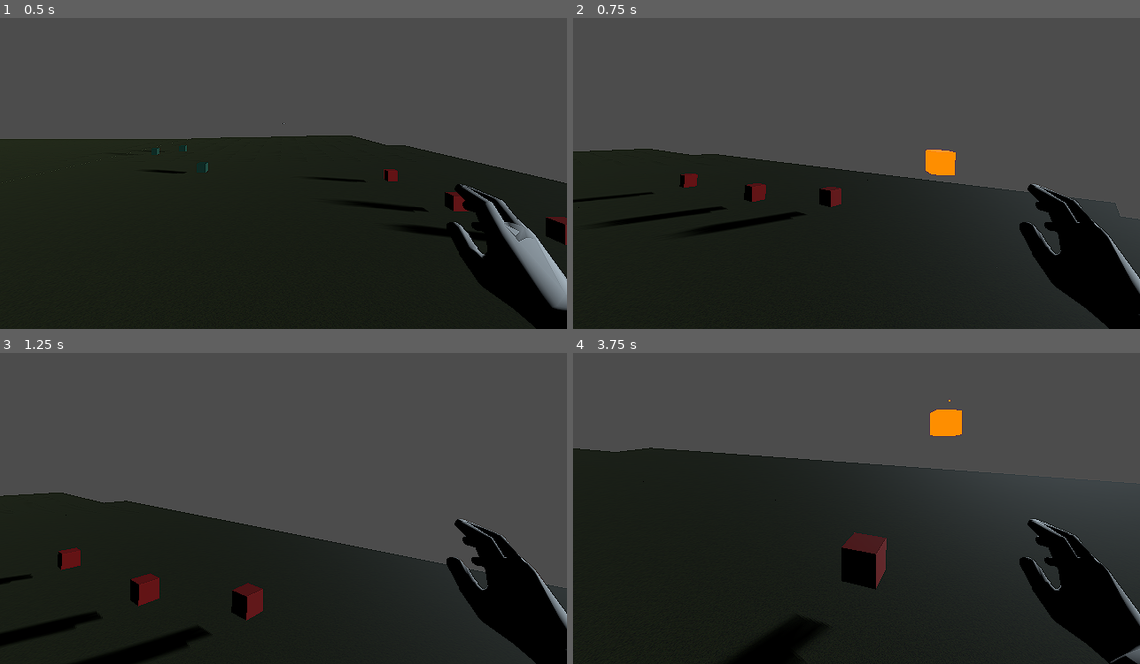
Above: before the commit, frames 1-4 (two rows, left to right).
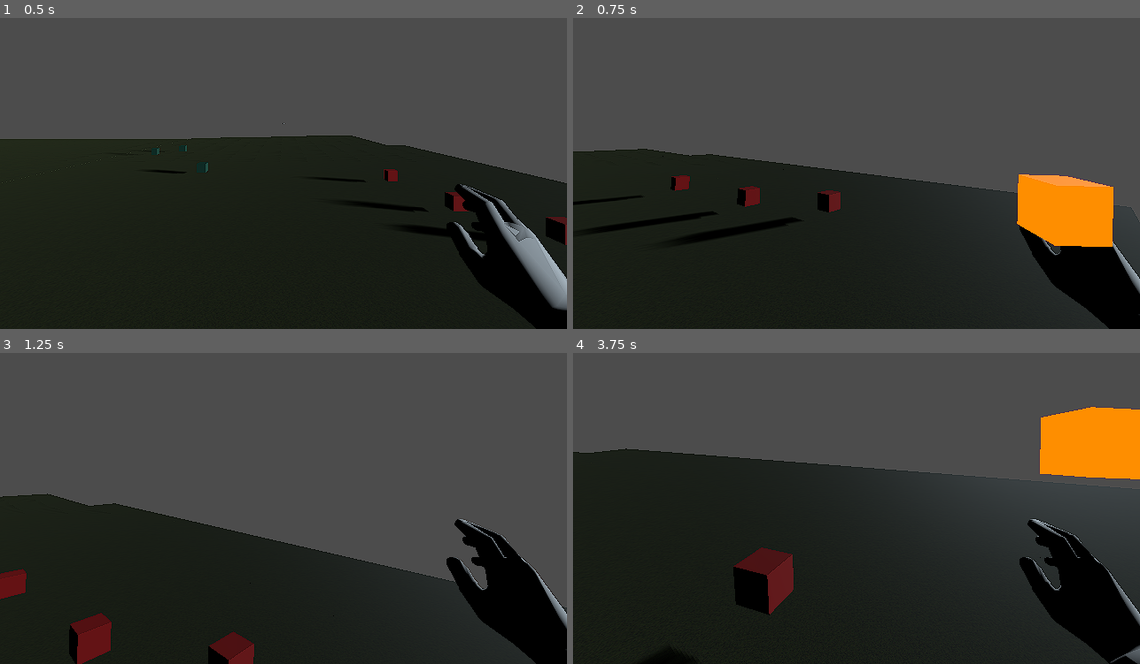
Above: after the commit, the same moments.

Repository: Georgii-Malyshev/godot-3d-project-1
Game: Godot game, scene res://game/Main.tscn
Same seed, same stepped clock (60 frames per second), same inputs: the game is played once before the commit and once after it.
Inputs (mouse positions are in pixels of both pictures, inside the frame that each line leads up to):
- Up to frame 1 (0.5 s): no input
- Up to frame 2 (0.75 s): move the mouse to (884, 114) at 0.52 s; hold W (move_forward) from 0.53 s (still down); hold Ctrl (run, bound only after the commit) from 0.53 s (still down); click (884, 114) at 0.6 s
- Up to frame 3 (1.25 s): keep holding W (move_forward); keep holding Ctrl (run, bound only after the commit); tap Space (jump) at 0.77, 1.07 s
- Up to frame 4 (3.75 s): keep holding W (move_forward); move the mouse to (828, 452) at 1.27 s; release Ctrl (run, bound only after the commit) at 1.28 s; tap Ctrl (run, bound only after the commit) at 1.35 s; tap Space (jump) at 1.52, 1.82, 2.3, 2.85, 3.02, 3.32 s; tap Shift (sneak, bound only after the commit) at 1.55 s; move the mouse to (867, 443) at 2.02 s; hold Shift (sneak, bound only after the commit) 2.03-2.78 s; move the mouse to (850, 458) at 2.77 s; click (850, 458) at 3.05 s; move the mouse to (901, 455) at 3.52 s; hold Ctrl (run, bound only after the commit) from 3.53 s (still down); click (901, 455) at 3.6 s

Frame 1 is identical in both runs. In frame 2, 5.9% of the frame differs, in the area x 0-100%, y 42-81%; in frame 3, 6.8%; in frame 4, 8.7%, in the area x 0-100%, y 15-100%.

Commit message:
Add "run" and "sneak" controls; rename variables (codestyle)

Diff:
--- a/game/creatures/flying_skull/FlyingSkull.gd
+++ b/game/creatures/flying_skull/FlyingSkull.gd
@@ -2,8 +2,8 @@
 
 
 # stats
-var maxHealth : int = 30
-var currentHealth : int = 30
+var max_health : int = 30
+var current_health : int = 30
 var moveSpeed : float = 1.0
 var attackDamage : int = 5
 var attackRate : float = 1.0
@@ -41,8 +41,8 @@
 
 
 func take_damage(damage):
-	currentHealth -= damage
-	if currentHealth <= 0:
+	current_health -= damage
+	if current_health <= 0:
 		die()
 
 
--- a/game/player/Player.gd
+++ b/game/player/Player.gd
@@ -2,23 +2,28 @@
 
 
 # stats
-var currentHealth : int = 66
-var maxHealth : int = 100
-var currentMana : int = 15
+var current_health : int = 66
+var max_health : int = 100
+var current_mana : int = 15
 
 # physics
-var moveSpeed : float = 5.0
-var jumpForce : float = 5.0
+var move_speed : float = 5.2
+var sneak_speed_modifier : float = 0.2
+var run_speed_modifier : float = 1.5
+var jump_force : float = 5.0
 var gravity : float = 12.0
 
+# Must be reset to 1 every frame for input handling to work correctly
+var speed_modifier : float = 1
+
 # camera look
-var minLookAngle : float = -85.0
-var maxLookAngle : float = 85.0
-var lookSensitivity : float = 1.5
+var min_look_angle : float = -85.0
+var max_look_angle : float = 85.0
+var look_sensitivity : float = 1.5
 
 # vectors
 var velocity : Vector3 = Vector3()
-var mouseDelta : Vector2 = Vector2()
+var mouse_delta : Vector2 = Vector2()
 
 # player components
 onready var camera : Node = $FpsCamera  # TODO need some decoupling
@@ -32,37 +37,38 @@
 	# First-person camera movement
 
 	if event is InputEventMouseMotion:
-		mouseDelta = event.relative  # get direction and length that the mouse moved
+		mouse_delta = event.relative  # get direction and length that the mouse moved
 		# rotate camera along X axis
-		camera.rotation_degrees -= Vector3(rad2deg(mouseDelta.y), 0, 0) * lookSensitivity * get_process_delta_time()
+		camera.rotation_degrees -= Vector3(rad2deg(mouse_delta.y), 0, 0) * look_sensitivity * get_process_delta_time()
 
 		# clamp vertical camera rotation
-		camera.rotation_degrees.x = clamp(camera.rotation_degrees.x, minLookAngle, maxLookAngle)
+		camera.rotation_degrees.x = clamp(camera.rotation_degrees.x, min_look_angle, max_look_angle)
 
 		# rotate player along Y axis
-		rotation_degrees -= Vector3(0, rad2deg(mouseDelta.x), 0) * lookSensitivity * get_process_delta_time()
+		rotation_degrees -= Vector3(0, rad2deg(mouse_delta.x), 0) * look_sensitivity * get_process_delta_time()
 
 		# reset the mouse delta vector
-		mouseDelta = Vector2()
+		mouse_delta = Vector2()
 
 	# Jumping
 	if Input.is_action_just_pressed("jump") and is_on_floor():
-		velocity.y = jumpForce
+		velocity.y = jump_force
 
 	# Actions
 	if Input.is_action_just_pressed("fire"):
 		fire_projectile()
 
 
-# Called when the node enters the scene tree for the first time.
 func _ready():
+
 	# Hide mouse cursor and lock it to the game's window
 	Input.set_mouse_mode(Input.MOUSE_MODE_CAPTURED)
 
 
-# Called every frame. 'delta' is the elapsed time since the previous frame.
-#func _process(delta):
-#	pass
+func _process(delta):
+
+	# Must be reset to 1 every frame for input handling to work correctly
+	speed_modifier = 1
 
 
 # Called every physics step
@@ -85,6 +91,11 @@
 	if Input.is_action_pressed("move_right"):
 		input.x += 1
 
+	if Input.is_action_pressed("run"):
+		speed_modifier = run_speed_modifier
+	elif Input.is_action_pressed("sneak"):
+		speed_modifier = sneak_speed_modifier
+
 	# normalize diagonal movement speed
 	input = input.normalized()
 
@@ -93,8 +104,8 @@
 	var right = global_transform.basis.x
 
 	# set player movement velocity
-	velocity.z = (forward * input.y + right * input.x).z * moveSpeed
-	velocity.x = (forward * input.y + right * input.x).x * moveSpeed
+	velocity.z = (forward * input.y + right * input.x).z * move_speed * speed_modifier
+	velocity.x = (forward * input.y + right * input.x).x * move_speed * speed_modifier
 
 	# apply gravity
 	velocity.y -= gravity * Delta
@@ -104,15 +115,15 @@
 
 
 func fire_projectile():
-	if currentMana > 0:
+	if current_mana > 0:
 		SignalBus.emit_signal("shootProjectile", projectile, muzzle)
-		currentMana -= 1
+		current_mana -= 1
 
 
 func take_damage(damage):
-	currentHealth -= damage
+	current_health -= damage
 
-	if currentHealth <= 0:
+	if current_health <= 0:
 		die()
 
 func die():
@@ -120,8 +131,8 @@
 
 
 func add_health(amount):
-	currentHealth += amount
+	current_health += amount
 
 
 func add_mana(amount):
-	currentMana += amount
+	current_mana += amount
--- a/project.godot
+++ b/project.godot
@@ -260,6 +260,16 @@
 "events": [ Object(InputEventMouseButton,"resource_local_to_scene":false,"resource_name":"","device":-1,"alt":false,"sh …(213 unchanged characters)…
  ]
 }
+sneak={
+"deadzone": 0.5,
+"events": [ Object(InputEventKey,"resource_local_to_scene":false,"resource_name":"","device":0,"alt":false,"shift":false,"control":false,"meta":false,"command":false,"pressed":false,"scancode":16777237,"physical_scancode":0,"unicode":0,"echo":false,"script":null)
+ ]
+}
+run={
+"deadzone": 0.5,
+"events": [ Object(InputEventKey,"resource_local_to_scene":false,"resource_name":"","device":0,"alt":false,"shift":false,"control":false,"meta":false,"command":false,"pressed":false,"scancode":16777238,"physical_scancode":0,"unicode":0,"echo":false,"script":null)
+ ]
+}
 
 [physics]
 
